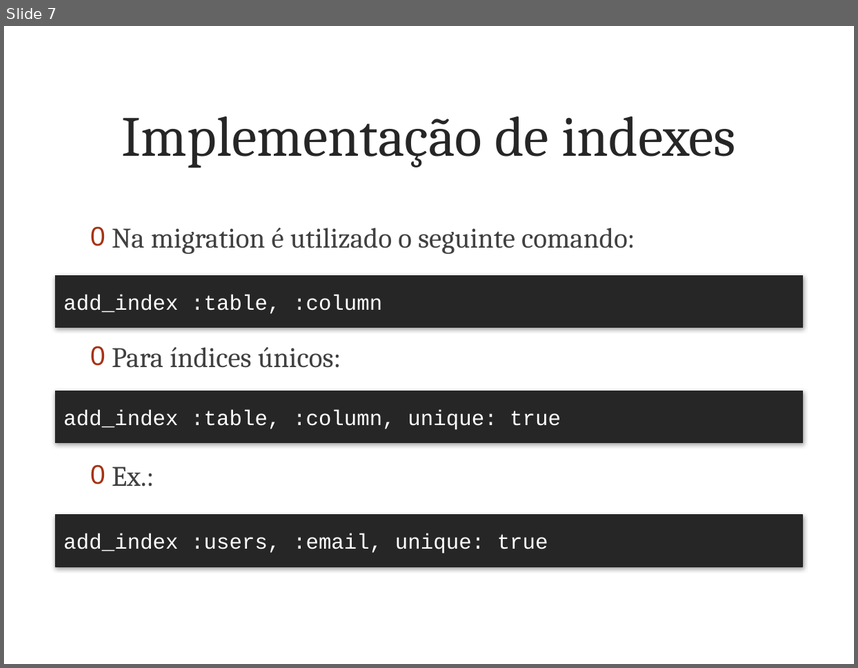
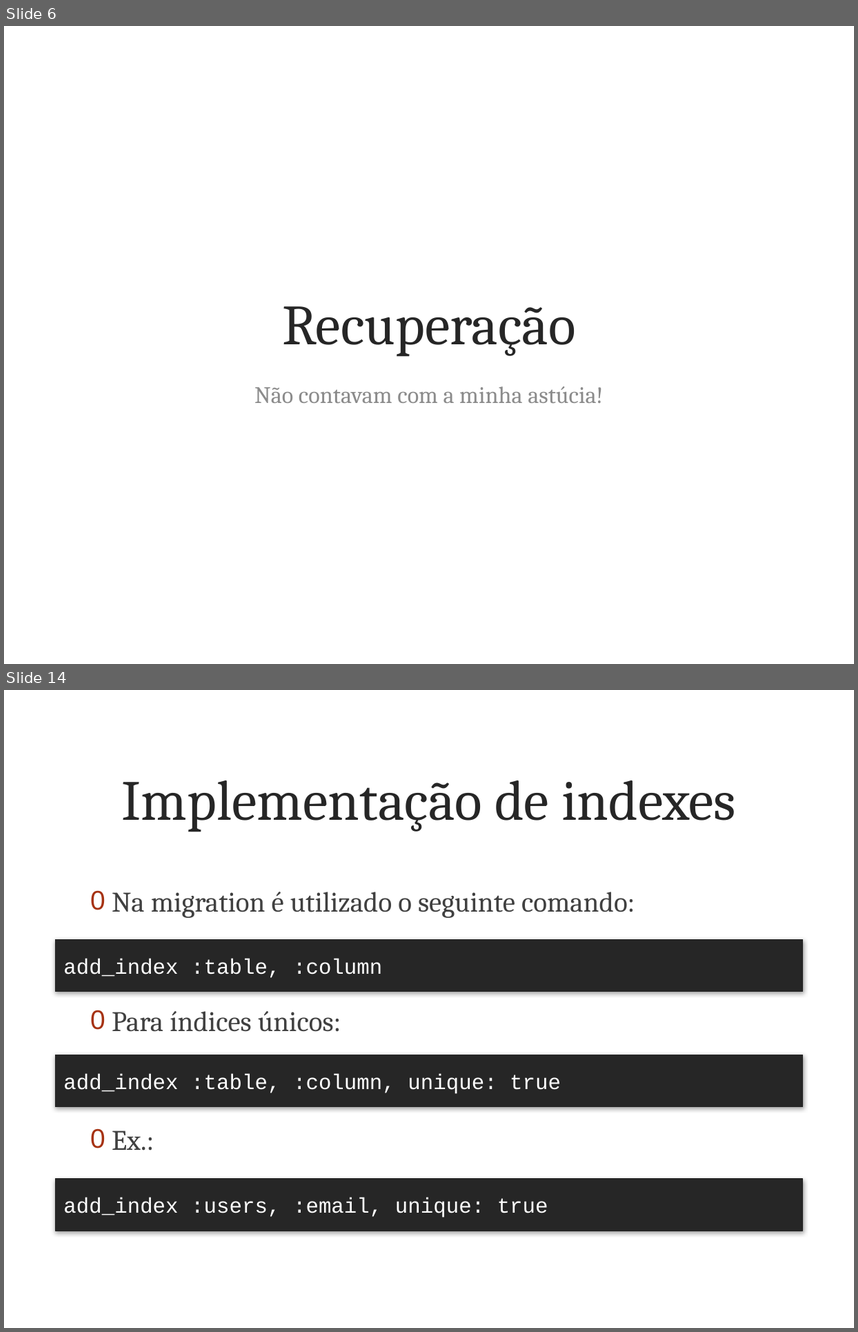
Before and after one commit to marcoafilho/my-last-project, a slide deck: doc/articles/part3/presentation.pptx. Shown one above the other, each under a label of ours: slide 7 before the commit, slides 6 and 14 after it; the slides between them are not shown. The pictures are 858x668 and 858x1332 pixels, drawn with LibreOffice and Linux fonts; fonts in the diff are those of the drawing; background and template pictures are left out. Boxes give left, top, right and bottom in pixels: in the first picture for what was removed or moved away, otherwise in the second. Text is boxed around its words. In the diff, an @@ line names an element or a change of style, - is before the commit and + after.

```diff
--- a/doc/articles/part3/presentation.pptx
+++ b/doc/articles/part3/presentation.pptx
@@ slide 6 added at bbox=[4, 26, 854, 664], background picture (left out) @@
@@ title added at bbox=[282, 306, 576, 357], 48 pt, text #262626 @@
+Recuperação
@@ text added at bbox=[254, 386, 603, 403], 20 pt, text #8C8C8C @@
+Não contavam com a minha astúcia!
@@ what was slide 7 is now slide 14 @@
```
Also in this commit, not shown: 1 slide changed, 11 other slides added, 5 slides removed, 39 other files.
